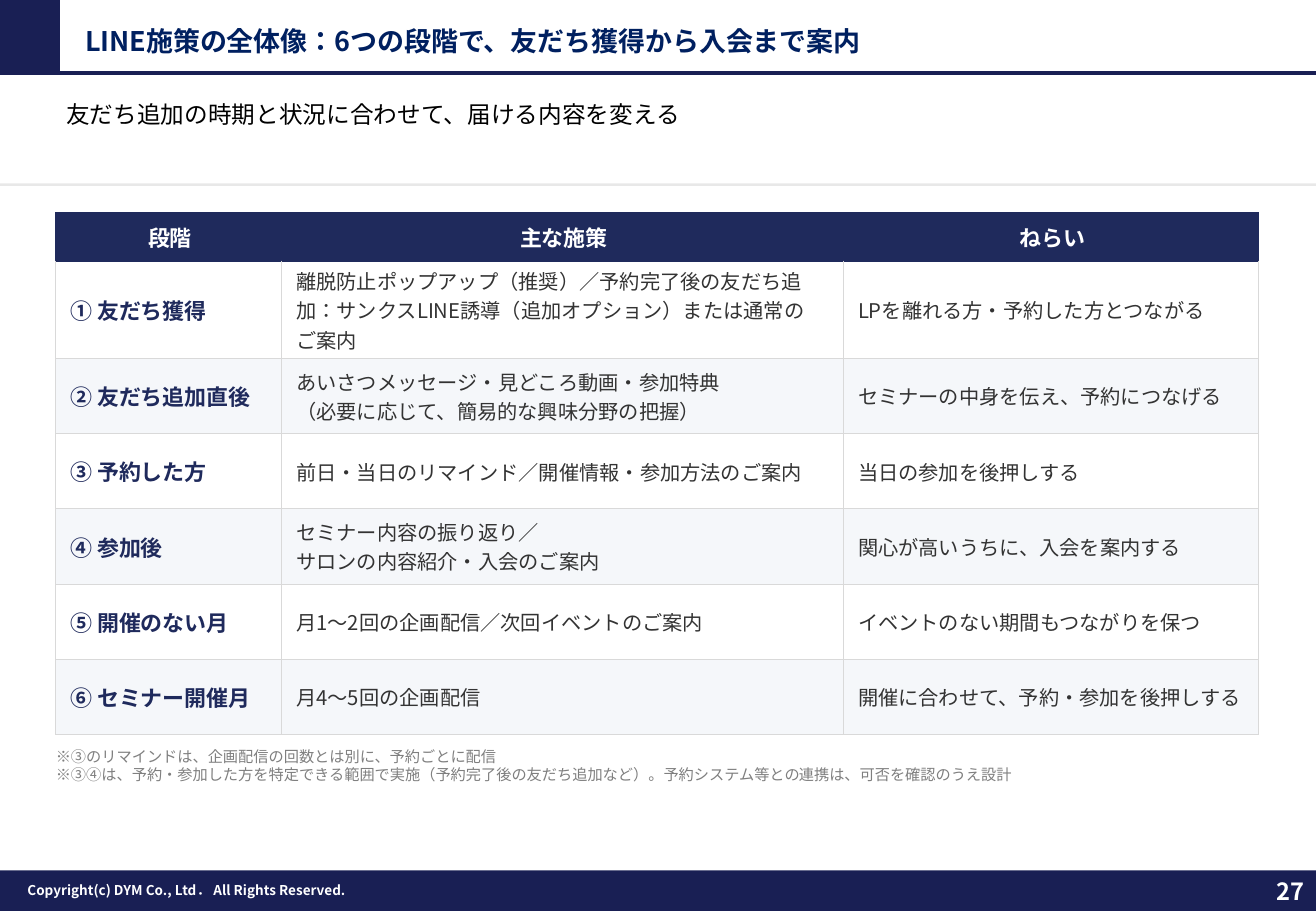
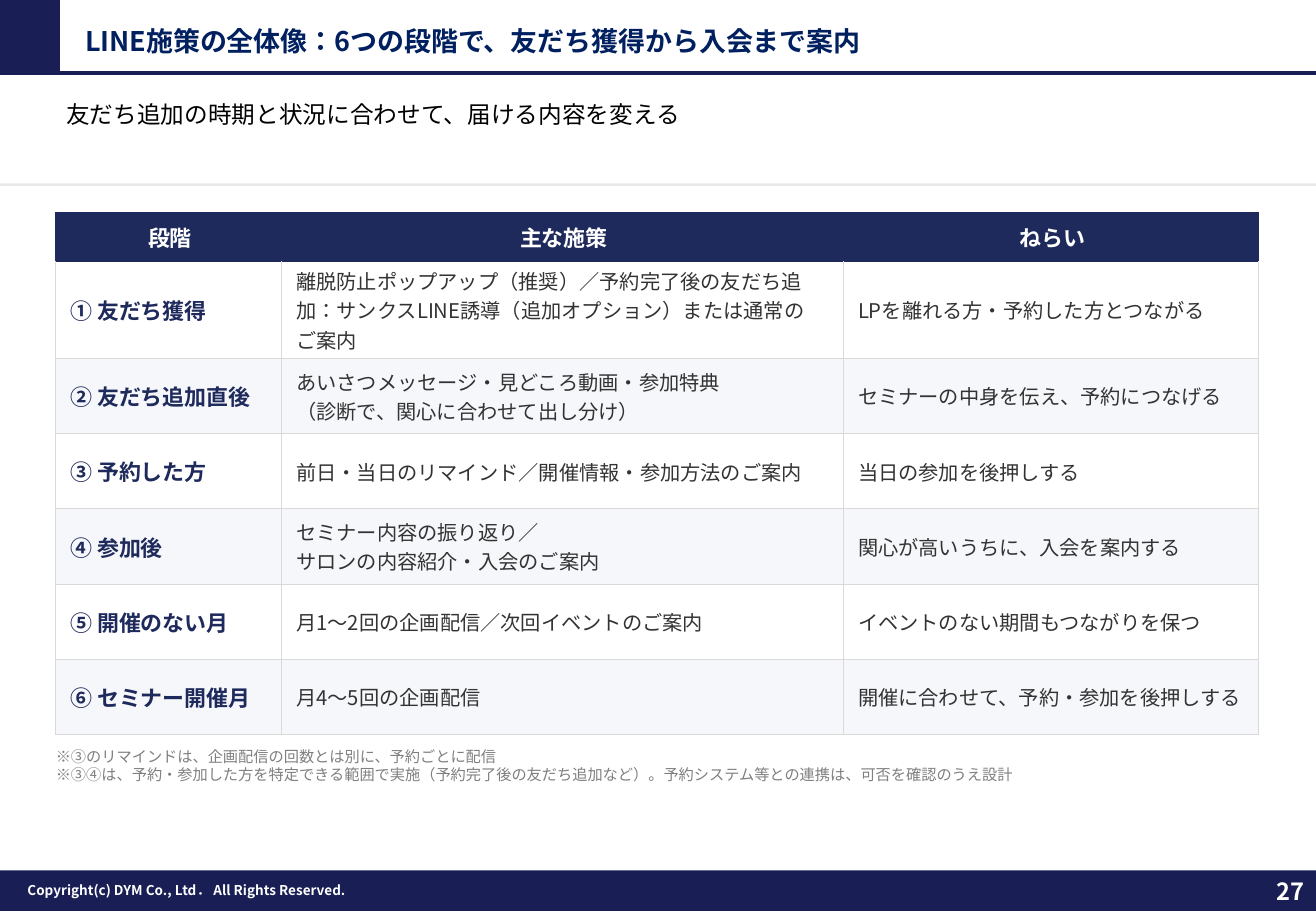
Before and after one commit to tonomura-r-dev/folder, a slide deck: slide 27 of 202610_株式会社すなおコンサルティング御中_LINE公式アカウント運用のご提案_ver7.3.pptx. Drawn at 1316x911 pixels with LibreOffice and Linux fonts; fonts in the diff are those of the drawing; background and template pictures are left out. Boxes give left, top, right and bottom in pixels: in the first picture for what was removed or moved away, otherwise in the second. Text is boxed around its words. In the diff, an @@ line names an element or a change of style, - is before the commit and + after.

```diff
--- a/202610_株式会社すなおコンサルティング御中_LINE公式アカウント運用のご提案_ver7.3.pptx
+++ b/202610_株式会社すなおコンサルティング御中_LINE公式アカウント運用のご提案_ver7.3.pptx
@@ table at bbox=[56, 213, 1259, 735] @@
-row 3, column 2: あいさつメッセージ・見どころ動画・参加特典 / （必要に応じて、簡易的な興味分野の把握）
+row 3, column 2: あいさつメッセージ・見どころ動画・参加特典 / （診断で、関心に合わせて出し分け）
```
Also in this commit, not shown: 3 other slides changed, 4 other files.
